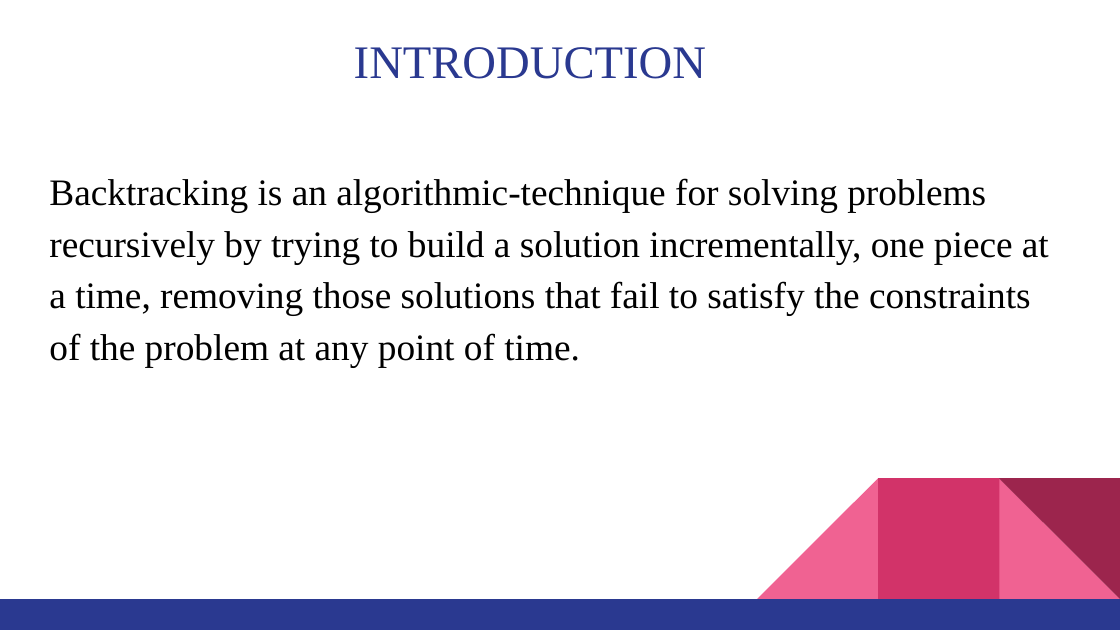
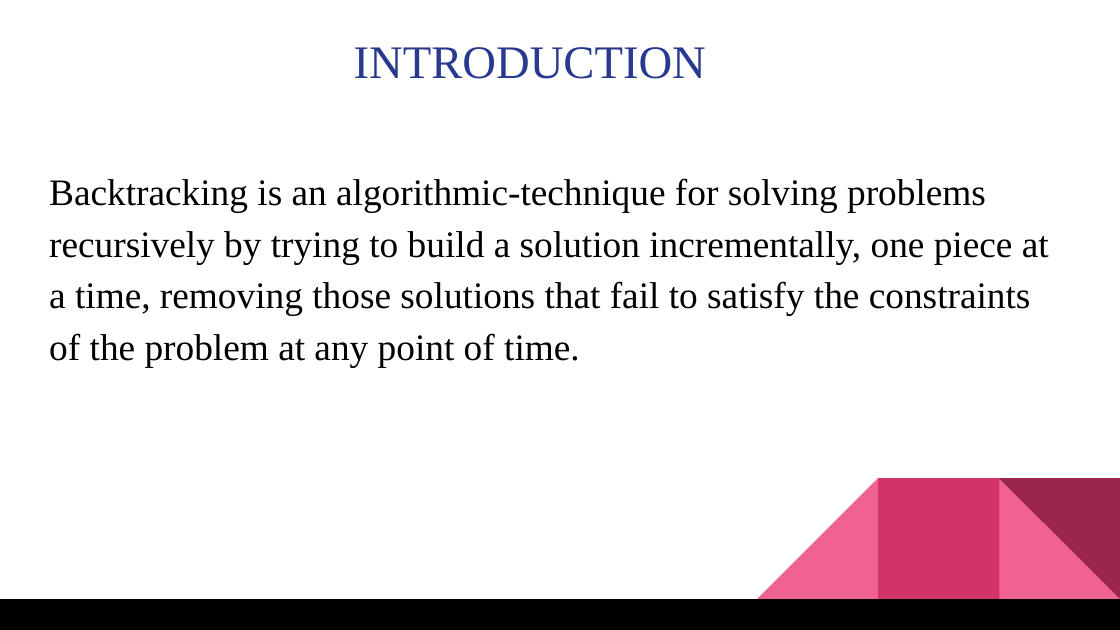
Before and after one commit to nitcse2018/daa-rohitsherwan366, a slide deck: slide 2 of Backtracking.pptx. Drawn at 1120x630 pixels with LibreOffice and Linux fonts; fonts in the diff are those of the drawing. Boxes give left, top, right and bottom in pixels: in the first picture for what was removed or moved away, otherwise in the second. Text is boxed around its words. In the diff, an @@ line names an element or a change of style, - is before the commit and + after.

```diff
--- a/Backtracking.pptx
+++ b/Backtracking.pptx
@@ text "Backtracking is an algorithmic-technique for ..." at (49,178,1049,367): highlight #FFFFFF to none @@
@@ rectangle at (0,599,1120,630): fill #2A3990 to #000000 @@
```
Also in this commit, not shown: 6 other slides changed.
